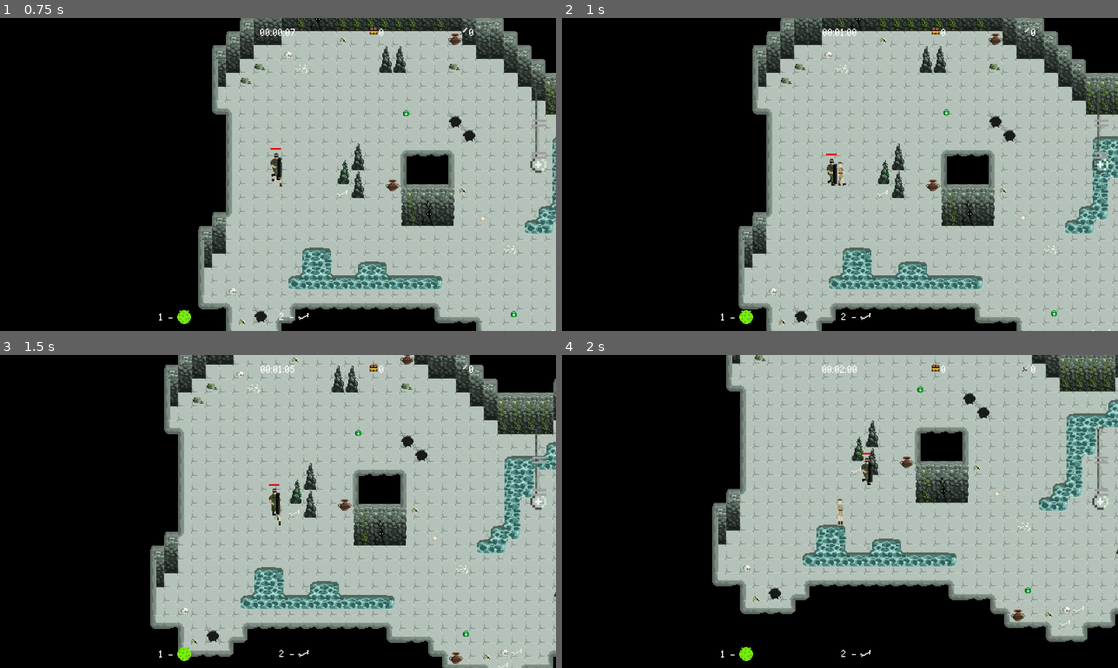
Above: before the commit, frames 1-4 (two rows, left to right).
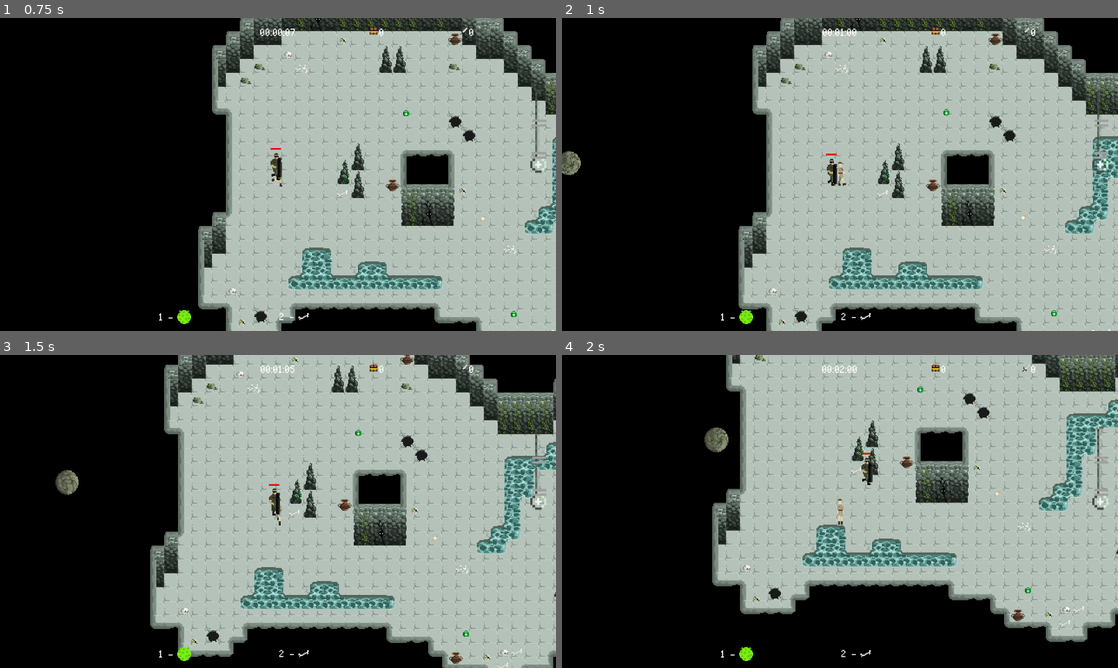
Above: after the commit, the same moments.

Repository: mirogon/Archaeology
Game: Godot game, scene res://Scenes/Main.tscn
Same seed, same stepped clock (60 frames per second), same inputs: the game is played once before the commit and once after it.
Inputs (mouse positions are in pixels of both pictures, inside the frame that each line leads up to):
- Up to frame 1 (0.75 s): move the mouse to (400, 158) at 0.52 s; hold Right (ui_right) from 0.53 s (still down); hold 1 from 0.53 s (still down)
- Up to frame 2 (1 s): keep holding Right (ui_right); keep holding 1
- Up to frame 3 (1.5 s): move the mouse to (166, 527) at 1.27 s; release Right (ui_right) at 1.28 s; release 1 at 1.28 s; hold Down (ui_down) from 1.28 s (still down); tap F (action) at 1.35 s
- Up to frame 4 (2 s): keep holding Down (ui_down); tap 1 at 1.55 s

Frame 1 is identical in both runs. In frame 2, 0.2% of the frame differs, in the area x 0-4%, y 42-51%; in frame 3, 0.3%; in frame 4, 0.3%, in the area x 25-30%, y 23-32%.

Commit message:
find_enemies ignores boulders, heal area skill updates heal resource bar

Diff:
--- a/Scenes/Enemies/Rat.tscn
+++ b/Scenes/Enemies/Rat.tscn
@@ -82,7 +82,6 @@
 position = Vector2( 0, -8 )
 frames = SubResource( 67 )
 animation = "Rat_Walk"
-frame = 3
 playing = true
 
 [node name="CollisionShape2D" type="CollisionShape2D" parent="."]
--- a/Scenes/Main.tscn
+++ b/Scenes/Main.tscn
@@ -18,11 +18,9 @@
 
 [node name="Player" parent="." instance=ExtResource( 1 )]
 position = Vector2( -361, 29 )
-z_index = 4
 
 [node name="Soldier" parent="." instance=ExtResource( 5 )]
 position = Vector2( -369, 1 )
-z_index = 4
 
 [node name="UiCanvasLayer" type="CanvasLayer" parent="."]
 pause_mode = 2
--- a/Scenes/Player.tscn
+++ b/Scenes/Player.tscn
@@ -8,7 +8,7 @@
 [ext_resource path="res://Scenes/Other/HealingBone.tscn" type="PackedScene" id=6]
 [ext_resource path="res://Scenes/Other/HealingArea.tscn" type="PackedScene" id=7]
 [ext_resource path="res://Asstes/Audio/Player/sfx_coin_double1.wav" type="AudioStream" id=8]
-[ext_resource path="res://Asstes/Audio/Player/sfx_coin_single5.wav" type="AudioStream" id=9]
+[ext_resource path="res://Asstes/Audio/Player/sfx_coin_double7.wav" type="AudioStream" id=9]
 [ext_resource path="res://Asstes/Audio/Player/sfx_movement_footsteps1a.wav" type="AudioStream" id=10]
 [ext_resource path="res://Scripts/LoopingSound.gd" type="Script" id=11]
 [ext_resource path="res://Asstes/Audio/Player/sfx_movement_footsteps1b.wav" type="AudioStream" id=12]
@@ -138,7 +138,7 @@
 z_index = 1
 frames = SubResource( 26 )
 animation = "Walk_Right"
-frame = 3
+frame = 4
 playing = true
 
 [node name="HealthSystem" parent="." instance=ExtResource( 3 )]
--- a/Scenes/Rooms/Boulder.tscn
+++ b/Scenes/Rooms/Boulder.tscn
@@ -1,7 +1,9 @@
-[gd_scene load_steps=14 format=2]
+[gd_scene load_steps=16 format=2]
 
 [ext_resource path="res://Asstes/Environment/Trap1.png" type="Texture" id=1]
 [ext_resource path="res://Scripts/Rooms/Boulder.gd" type="Script" id=2]
+[ext_resource path="res://Asstes/Audio/Other/sfx_sounds_impact11.wav" type="AudioStream" id=3]
+[ext_resource path="res://Scripts/LoopingSound.gd" type="Script" id=4]
 
 [sub_resource type="AtlasTexture" id=1]
 atlas = ExtResource( 1 )
@@ -58,6 +60,7 @@
 [node name="AnimatedSprite" type="AnimatedSprite" parent="."]
 frames = SubResource( 10 )
 animation = "Boulder_Roll"
+frame = 8
 playing = true
 
 [node name="CollisionShape2D" type="CollisionShape2D" parent="."]
@@ -68,5 +71,16 @@
 wait_time = 20.0
 autostart = true
 
+[node name="Sound" type="AudioStreamPlayer" parent="."]
+volume_db = -5.0
+pitch_scale = 0.6
+script = ExtResource( 4 )
+sounds = [ ExtResource( 3 ) ]
+loop_delay = 0.5
+
+[node name="VisibilityNotifier2D" type="VisibilityNotifier2D" parent="."]
+
 [connection signal="area_entered" from="." to="." method="_on_Boulder_area_entered"]
 [connection signal="timeout" from="Timer" to="." method="_on_Timer_timeout"]
+[connection signal="screen_entered" from="VisibilityNotifier2D" to="." method="_on_VisibilityNotifier2D_screen_entered"]
+[connection signal="screen_exited" from="VisibilityNotifier2D" to="." method="_on_VisibilityNotifier2D_screen_exited"]
--- a/Scenes/Rooms/Room.tscn
+++ b/Scenes/Rooms/Room.tscn
@@ -821,23 +821,24 @@
 max_spawns = 4
 
 [node name="BoulderSpawner" parent="Spawner" instance=ExtResource( 3 )]
-position = Vector2( -953, -18 )
+position = Vector2( -1200, -26 )
+scene_to_spawn = ExtResource( 13 )
+min_interval_ms = 1
+max_interval_ms = 1999
+max_spawns = 1
+
+[node name="BoulderSpawner2" parent="Spawner" instance=ExtResource( 3 )]
+position = Vector2( -1202, 84 )
 scene_to_spawn = ExtResource( 13 )
 min_interval_ms = 30000
 max_interval_ms = 120000
 
-[node name="BoulderSpawner2" parent="Spawner" instance=ExtResource( 3 )]
-position = Vector2( -955, 92 )
+[node name="BoulderSpawner3" parent="Spawner" instance=ExtResource( 3 )]
+position = Vector2( -1208, -128 )
 scene_to_spawn = ExtResource( 13 )
 min_interval_ms = 30000
 max_interval_ms = 120000
 
-[node name="BoulderSpawner3" parent="Spawner" instance=ExtResource( 3 )]
-position = Vector2( -961, -120 )
-scene_to_spawn = ExtResource( 13 )
-min_interval_ms = 30000
-max_interval_ms = 120000
-
 [node name="Pickups" type="Node" parent="."]
 
 [node name="Medikit" parent="Pickups" instance=ExtResource( 6 )]
--- a/Scenes/Soldier.tscn
+++ b/Scenes/Soldier.tscn
@@ -16,20 +16,20 @@
 [sub_resource type="RectangleShape2D" id=20]
 extents = Vector2( 6, 15 )
 
-[sub_resource type="AtlasTexture" id=35]
-atlas = ExtResource( 1 )
+[sub_resource type="AtlasTexture" id=43]
+atlas = ExtResource( 7 )
 region = Rect2( 0, 32, 32, 32 )
 
-[sub_resource type="AtlasTexture" id=36]
-atlas = ExtResource( 1 )
+[sub_resource type="AtlasTexture" id=44]
+atlas = ExtResource( 7 )
 region = Rect2( 32, 32, 32, 32 )
 
-[sub_resource type="AtlasTexture" id=37]
-atlas = ExtResource( 1 )
+[sub_resource type="AtlasTexture" id=45]
+atlas = ExtResource( 7 )
 region = Rect2( 64, 32, 32, 32 )
 
-[sub_resource type="AtlasTexture" id=38]
-atlas = ExtResource( 1 )
+[sub_resource type="AtlasTexture" id=46]
+atlas = ExtResource( 7 )
 region = Rect2( 96, 32, 32, 32 )
 
 [sub_resource type="AtlasTexture" id=25]
@@ -52,6 +52,22 @@
 atlas = ExtResource( 1 )
 region = Rect2( 128, 64, 32, 32 )
 
+[sub_resource type="AtlasTexture" id=39]
+atlas = ExtResource( 7 )
+region = Rect2( 0, 0, 32, 32 )
+
+[sub_resource type="AtlasTexture" id=40]
+atlas = ExtResource( 7 )
+region = Rect2( 32, 0, 32, 32 )
+
+[sub_resource type="AtlasTexture" id=41]
+atlas = ExtResource( 7 )
+region = Rect2( 64, 0, 32, 32 )
+
+[sub_resource type="AtlasTexture" id=42]
+atlas = ExtResource( 7 )
+region = Rect2( 96, 0, 32, 32 )
+
 [sub_resource type="AtlasTexture" id=21]
 atlas = ExtResource( 1 )
 region = Rect2( 0, 0, 32, 32 )
@@ -68,21 +84,21 @@
 atlas = ExtResource( 1 )
 region = Rect2( 96, 0, 32, 32 )
 
-[sub_resource type="AtlasTexture" id=39]
-atlas = ExtResource( 7 )
-region = Rect2( 0, 0, 32, 32 )
+[sub_resource type="AtlasTexture" id=35]
+atlas = ExtResource( 1 )
+region = Rect2( 0, 32, 32, 32 )
 
-[sub_resource type="AtlasTexture" id=40]
-atlas = ExtResource( 7 )
-region = Rect2( 32, 0, 32, 32 )
+[sub_resource type="AtlasTexture" id=36]
+atlas = ExtResource( 1 )
+region = Rect2( 32, 32, 32, 32 )
 
-[sub_resource type="AtlasTexture" id=41]
-atlas = ExtResource( 7 )
-region = Rect2( 64, 0, 32, 32 )
+[sub_resource type="AtlasTexture" id=37]
+atlas = ExtResource( 1 )
+region = Rect2( 64, 32, 32, 32 )
 
-[sub_resource type="AtlasTexture" id=42]
-atlas = ExtResource( 7 )
-region = Rect2( 96, 0, 32, 32 )
+[sub_resource type="AtlasTexture" id=38]
+atlas = ExtResource( 1 )
+region = Rect2( 96, 32, 32, 32 )
 
 [sub_resource type="AtlasTexture" id=30]
 atlas = ExtResource( 1 )
@@ -104,53 +120,37 @@
 atlas = ExtResource( 1 )
 region = Rect2( 128, 96, 32, 32 )
 
-[sub_resource type="AtlasTexture" id=43]
-atlas = ExtResource( 7 )
-region = Rect2( 0, 32, 32, 32 )
-
-[sub_resource type="AtlasTexture" id=44]
-atlas = ExtResource( 7 )
-region = Rect2( 32, 32, 32, 32 )
-
-[sub_resource type="AtlasTexture" id=45]
-atlas = ExtResource( 7 )
-region = Rect2( 64, 32, 32, 32 )
-
-[sub_resource type="AtlasTexture" id=46]
-atlas = ExtResource( 7 )
-region = Rect2( 96, 32, 32, 32 )
-
 [sub_resource type="SpriteFrames" id=19]
 animations = [ {
-"frames": [ SubResource( 35 ), SubResource( 36 ), SubResource( 37 ), SubResource( 38 ) ],
+"frames": [ SubResource( 43 ), SubResource( 44 ), SubResource( 45 ), SubResource( 46 ) ],
 "loop": true,
-"name": "Army_Walk_Up",
-"speed": 5.0
+"name": "Army_ATK_Left",
+"speed": 12.0
 }, {
 "frames": [ SubResource( 25 ), SubResource( 26 ), SubResource( 27 ), SubResource( 28 ), SubResource( 29 ) ],
 "loop": true,
 "name": "Army_Walk_Right",
 "speed": 8.0
 }, {
+"frames": [ SubResource( 39 ), SubResource( 40 ), SubResource( 41 ), SubResource( 42 ) ],
+"loop": true,
+"name": "Army_ATK_Right",
+"speed": 12.0
+}, {
 "frames": [ SubResource( 21 ), SubResource( 22 ), SubResource( 23 ), SubResource( 24 ) ],
 "loop": true,
 "name": "Army_Walk_Down",
 "speed": 5.0
 }, {
-"frames": [ SubResource( 39 ), SubResource( 40 ), SubResource( 41 ), SubResource( 42 ) ],
+"frames": [ SubResource( 35 ), SubResource( 36 ), SubResource( 37 ), SubResource( 38 ) ],
 "loop": true,
-"name": "Army_ATK_Right",
-"speed": 12.0
+"name": "Army_Walk_Up",
+"speed": 5.0
 }, {
 "frames": [ SubResource( 30 ), SubResource( 31 ), SubResource( 32 ), SubResource( 33 ), SubResource( 34 ) ],
 "loop": true,
 "name": "Army_Walk_Left",
 "speed": 8.0
-}, {
-"frames": [ SubResource( 43 ), SubResource( 44 ), SubResource( 45 ), SubResource( 46 ) ],
-"loop": true,
-"name": "Army_ATK_Left",
-"speed": 12.0
 } ]
 
 [node name="Soldier" type="Area2D" groups=["Soldier"]]
--- a/Scripts/Player.gd
+++ b/Scripts/Player.gd
@@ -78,7 +78,7 @@
 	move_and_slide(movement() * movementSpeed)
 
 func spawn_healing_area():
-	if heal_resources < 25:
+	if heal_resources < 50:
 		return
 	if Input.is_key_pressed(KEY_1):
 		if time - last_time_healing_area > 1:
@@ -86,7 +86,8 @@
 			ha.position = get_global_mouse_position()
 			get_tree().get_root().add_child(ha)
 			last_time_healing_area = time
-			heal_resources -= 25
+			heal_resources -= 50
+			emit_signal("heal_resource_update", heal_resources)
 
 func throw_healing_bones():
 	if(heal_resources < 25):
@@ -134,7 +135,6 @@
 func _on_Area2D_area_entered(area):
 	if area.is_in_group("HealthPickup"):
 		pick_up_health_pickup(area)
-		$HealthPickupSound.play()
 	elif area.is_in_group("TreasurePickup"):
 		var treasure: TreasurePickup = area as TreasurePickup
 		treasure_found += treasure.treasure_value
@@ -153,6 +153,7 @@
 		heal_resources += health_pickup.health_value
 		emit_signal("heal_resource_update", heal_resources)
 		pickup.queue_free()
+		$HealthPickupSound.play()
 
 func _on_Area2D_area_exited(area):
 	if area.is_in_group("TreasureChest"):
--- a/Scripts/Rooms/Boulder.gd
+++ b/Scripts/Rooms/Boulder.gd
@@ -2,6 +2,9 @@
 
 export var hit_damage: int = 100
 export var move_speed: int = 200
+
+func _ready():
+	$Sound.start()
 
 func _process(delta):
 	position += Vector2(move_speed * delta, 0)
@@ -16,3 +19,11 @@
 
 func _on_Timer_timeout():
 	self.queue_free()
+
+
+func _on_VisibilityNotifier2D_screen_exited():
+	$Sound.stop()
+
+
+func _on_VisibilityNotifier2D_screen_entered():
+	$Sound.start()
--- a/Scripts/Soldier.gd
+++ b/Scripts/Soldier.gd
@@ -103,7 +103,8 @@
 			room = main.get_child(i)
 
 	for i in range(room.get_node("Enemies").get_child_count()):
-		enemies.append(room.get_node("Enemies").get_child(i))
+		if room.get_node("Enemies").get_child(i).is_in_group("Enemy"):
+			enemies.append(room.get_node("Enemies").get_child(i))
 
 func _on_HealthSystem_died():
 	pass
Not shown, added: Asstes/Audio/Other/sfx_sounds_impact11.wav.import
Not shown, added: Asstes/Audio/Player/sfx_coin_double7.wav.import
Not shown, added: Asstes/Audio/Other/sfx_sounds_impact11.wav
Not shown, added: Asstes/Audio/Player/sfx_coin_double7.wav
